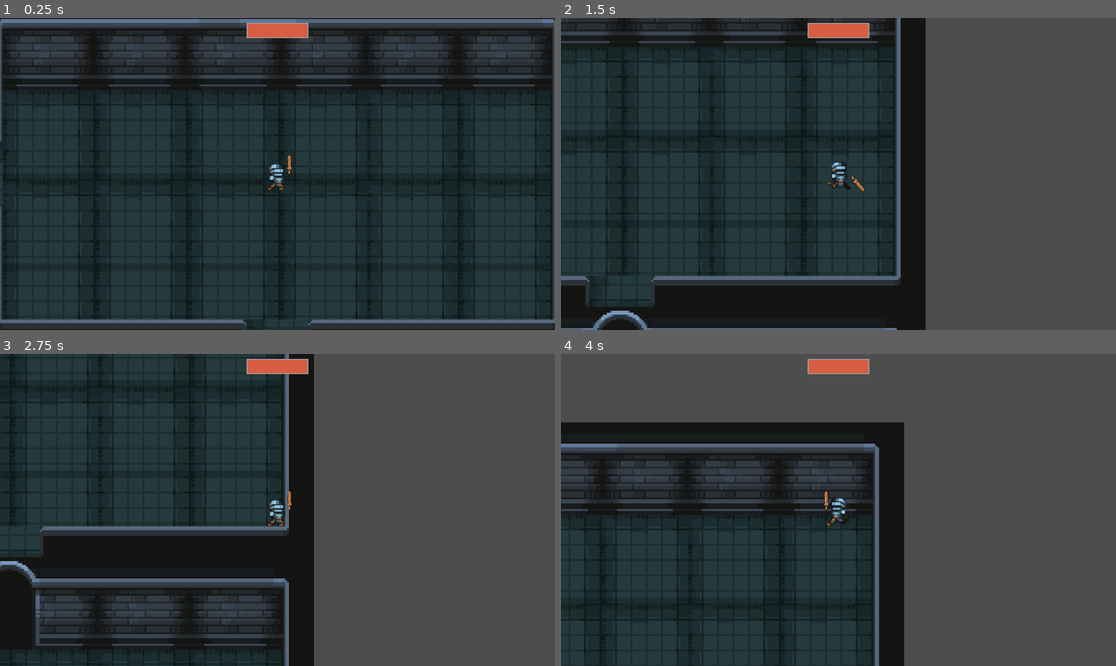
Above: before the commit, frames 1-4 (two rows, left to right).
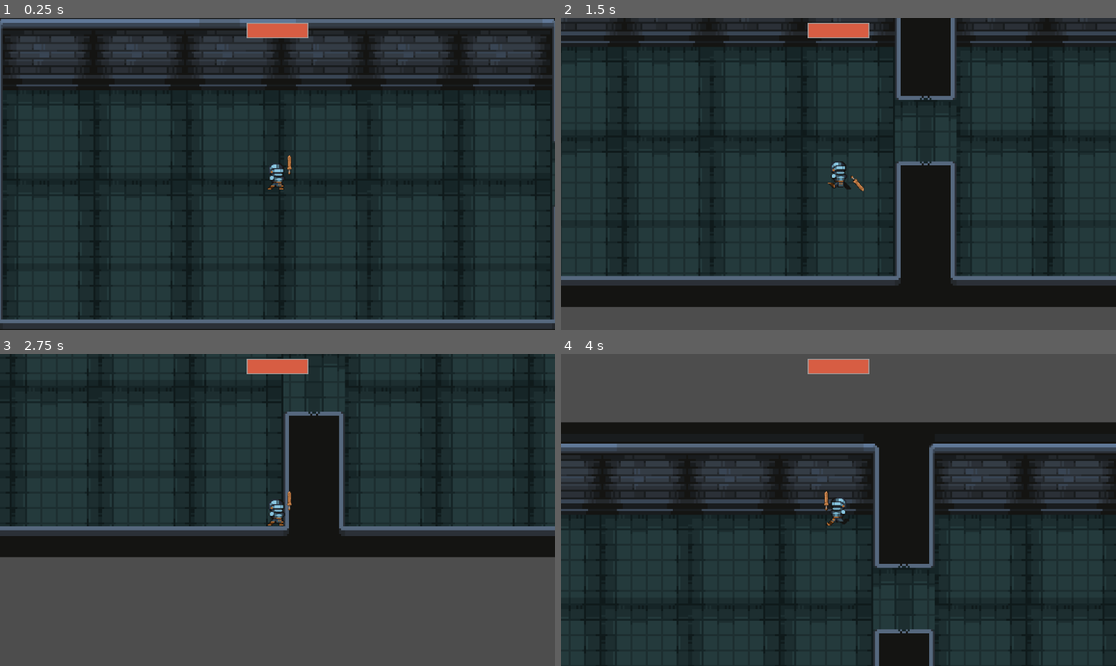
Above: after the commit, the same moments.

Repository: Robert-Riordan-UCD/GameDevJourney
Game: Godot game, scene res://World/Levels/level.tscn
Same seed, same stepped clock (60 frames per second), same inputs: the game is played once before the commit and once after it.
Inputs (mouse positions are in pixels of both pictures, inside the frame that each line leads up to):
- Up to frame 1 (0.25 s): no input
- Up to frame 2 (1.5 s): tap Enter at 0.5 s; move the mouse to (960, 158) at 0.52 s; hold D (player_right) 0.53-1.28 s; hold Space (player_dash) 0.53-1.28 s; move the mouse to (727, 189) at 1.27 s; hold S (player_down) from 1.28 s (still down); click (727, 189) at 1.35 s
- Up to frame 3 (2.75 s): move the mouse to (333, 441) at 2.02 s; release S (player_down) at 2.03 s; hold D (player_right) from 2.03 s (still down); hold Space (player_dash) from 2.03 s (still down)
- Up to frame 4 (4 s): move the mouse to (810, 572) at 2.77 s; release D (player_right) at 2.78 s; release Space (player_dash) at 2.78 s; hold W (player_up) 2.78-3.53 s; click (810, 572) at 2.85 s; move the mouse to (1005, 556) at 3.52 s; hold A (player_left) from 3.53 s (still down); hold Space (player_dash) from 3.53 s (still down)

The runs differ from the first frame. In frame 1, 0.2% of the frame differs, in the area x 0-100%, y 39-100%; in frame 2, 38%; in frame 3, 48%, in the area x 0-100%, y 0-100%; in frame 4, 30%.

Commit message:
Added boss move state, boss death, and boss spawning in the final room of every level. The boss doesn't seem to be spawning if the level load quickly and the room just spawns enemies and no exit

Diff:
--- /dev/null
+++ b/Rougelike_Bullethell_Dungeon_Crawler/Enemies/Boss/StoneGolem/MeleeAttack.gd
@@ -0,0 +1 @@
+extends State
--- /dev/null
+++ b/Rougelike_Bullethell_Dungeon_Crawler/Enemies/Boss/StoneGolem/Move.gd
@@ -0,0 +1,17 @@
+extends State
+
+@export var speed:float = 30
+@export var parent:Boss
+@export var exit_states:Array = ["MeleeAttack", "RangeAttack"]
+
+var target:Vector2
+
+func enter() -> void:
+	target = parent.movement_area.get_random_point()
+	parent.animated_sprite_2d.play("idle")
+	parent.animated_sprite_2d.flip_h = target.x < parent.position.x
+
+func physics_update(delta:float) -> void:
+	parent.position += speed*delta*parent.position.direction_to(target)
+	if parent.position.distance_to(target) < 10:
+		transition.emit(exit_states.pick_random())
--- a/Rougelike_Bullethell_Dungeon_Crawler/Enemies/Boss/StoneGolem/PrePlayerEnter.gd
+++ b/Rougelike_Bullethell_Dungeon_Crawler/Enemies/Boss/StoneGolem/PrePlayerEnter.gd
@@ -5,11 +5,12 @@
 
 func enter() -> void:
 	parent.animated_sprite_2d.play("death")
+	parent.movement_area.body_entered.connect(_on_body_entered)
 
 func exit() -> void:
 	parent.animated_sprite_2d.play_backwards("death")
 	await parent.animated_sprite_2d.animation_finished
 
-func _on_player_dection_body_entered(body: Node2D) -> void:
+func _on_body_entered(body: Node2D) -> void:
 	if body is Player:
-		transition.emit("BossIdle")
+		transition.emit("Move")
--- /dev/null
+++ b/Rougelike_Bullethell_Dungeon_Crawler/Enemies/Boss/StoneGolem/RangeAttack.gd
@@ -0,0 +1 @@
+extends State
--- a/Rougelike_Bullethell_Dungeon_Crawler/Enemies/Boss/StoneGolem/stone_golem.gd
+++ b/Rougelike_Bullethell_Dungeon_Crawler/Enemies/Boss/StoneGolem/stone_golem.gd
@@ -1,59 +1,11 @@
 extends Boss
 
-const SPEED = 300.0
+@onready var animated_sprite_2d: AnimatedSprite2D = $AnimatedSprite2D
+@onready var state_machine: Node2D = $StateMachine
 
-signal died
-#
-#@export var bullet_spawner:BulletSpawner = null
-#
-#@export var start_time_offset_min:float = 1.6
-#@export var start_time_offset_max:float = 0.2
-#
-#@export var movement_area:SpawnArea
+func activate() -> void:
+	state_machine.change_state("Move")
 
-@onready var animated_sprite_2d: AnimatedSprite2D = $AnimatedSprite2D
-
-var dying:bool = false
-#
-#func _ready() -> void:
-#	randomize()
-#	setup_bullet_spawner()
-#	random_movement.movement_area = movement_area
-#
-#func _process(delta: float) -> void:
-#	if dying: return
-#	if random_movement and random_movement.enabled:
-#		animated_sprite_2d.play("move")
-#		animated_sprite_2d.flip_h = velocity.x < 0
-#
-#func activate() -> void:
-#	await spawn_self()
-#	if dying: return
-#	bullet_spawner.enable()
-#	random_movement.enabled = true
-#
-#func setup_bullet_spawner() -> void:
-#	if bullet_spawner ==  null:
-#		bullet_spawner = preload("res://Bullets/bullet_spawner.tscn").instantiate()
-#	add_child(bullet_spawner)
-#	bullet_spawner.disable()
-#
-#func spawn_self() -> void:
-#	await get_tree().create_timer(randf_range(start_time_offset_min, start_time_offset_max)).timeout
-#	animated_sprite_2d.play_backwards("death")
-#	await animated_sprite_2d.animation_finished
-#	animated_sprite_2d.position.y += 8
-#	animated_sprite_2d.play("default")
-#
-#func _on_health_died() -> void:
-#	if dying: return
-#	dying = true
-#	died.emit()
-#	animated_sprite_2d.position.y -= 8
-#	animated_sprite_2d.play("death")
-#	$CollisionShape2D.queue_free()
-#	random_movement.queue_free()
-#	bullet_spawner.disable()
-#	await animated_sprite_2d.animation_finished
-#	get_parent().remove_child(self)
-#	queue_free()
+func _on_health_died() -> void:
+	died.emit()
+	queue_free()
--- a/Rougelike_Bullethell_Dungeon_Crawler/Enemies/Boss/StoneGolem/stone_golem.tscn
+++ b/Rougelike_Bullethell_Dungeon_Crawler/Enemies/Boss/StoneGolem/stone_golem.tscn
@@ -4,11 +4,12 @@
 [ext_resource type="Texture2D" uid="uid://ikcpxrwrne70" path="res://Enemies/Boss/StoneGolem/Character_sheet.png" id="1_uhvlh"]
 [ext_resource type="Script" path="res://Utilites/health.gd" id="2_4bfgc"]
 [ext_resource type="Script" path="res://Utilites/Hurtbox.gd" id="3_tug5w"]
-[ext_resource type="PackedScene" uid="uid://c5dxg0k1tihbq" path="res://Bullets/bullet_spawner.tscn" id="5_np3k6"]
-[ext_resource type="PackedScene" uid="uid://cuyd1yw3aunkv" path="res://Bullets/burst_bullet_spawner.tscn" id="6_phnmg"]
 [ext_resource type="Script" path="res://Enemies/Boss/StoneGolem/StoneGolemStateMachine.gd" id="7_kle3x"]
 [ext_resource type="Script" path="res://Enemies/Boss/StoneGolem/PrePlayerEnter.gd" id="8_n2qdr"]
 [ext_resource type="Script" path="res://Enemies/Boss/StoneGolem/IdleState.gd" id="8_y0b6c"]
+[ext_resource type="Script" path="res://Enemies/Boss/StoneGolem/Move.gd" id="10_unv1w"]
+[ext_resource type="Script" path="res://Enemies/Boss/StoneGolem/MeleeAttack.gd" id="11_yabme"]
+[ext_resource type="Script" path="res://Enemies/Boss/StoneGolem/RangeAttack.gd" id="12_ne06x"]
 
 [sub_resource type="AtlasTexture" id="AtlasTexture_uto7t"]
 atlas = ExtResource("1_uhvlh")
@@ -399,11 +400,8 @@
 [sub_resource type="CircleShape2D" id="CircleShape2D_70ci5"]
 radius = 24.0
 
-[sub_resource type="RectangleShape2D" id="RectangleShape2D_8qaat"]
-size = Vector2(184.6, 110.2)
-
 [node name="StoneGolem" type="CharacterBody2D"]
-scale = Vector2(5, 5)
+scale = Vector2(2, 2)
 script = ExtResource("1_36wpp")
 
 [node name="AnimatedSprite2D" type="AnimatedSprite2D" parent="."]
@@ -429,10 +427,6 @@
 [node name="CollisionShape2D" type="CollisionShape2D" parent="HurtBox"]
 shape = SubResource("CircleShape2D_70ci5")
 
-[node name="BulletSpawner" parent="." instance=ExtResource("5_np3k6")]
-
-[node name="BurstBulletSpawner" parent="." instance=ExtResource("6_phnmg")]
-
 [node name="StateMachine" type="Node2D" parent="." node_paths=PackedStringArray("initial_state")]
 script = ExtResource("7_kle3x")
 initial_state = NodePath("PrePlayerEnter")
@@ -441,17 +435,18 @@
 script = ExtResource("8_n2qdr")
 parent = NodePath("../..")
 
-[node name="PlayerDection" type="Area2D" parent="StateMachine/PrePlayerEnter"]
-collision_layer = 0
-collision_mask = 4
-
-[node name="CollisionShape2D" type="CollisionShape2D" parent="StateMachine/PrePlayerEnter/PlayerDection"]
-position = Vector2(-6.29998, 0.100003)
-scale = Vector2(1, 1)
-shape = SubResource("RectangleShape2D_8qaat")
-
-[node name="BossIdle" type="Node2D" parent="StateMachine" node_paths=PackedStringArray("parent")]
+[node name="Idle" type="Node2D" parent="StateMachine" node_paths=PackedStringArray("parent")]
 script = ExtResource("8_y0b6c")
 parent = NodePath("../..")
 
-[connection signal="body_entered" from="StateMachine/PrePlayerEnter/PlayerDection" to="StateMachine/PrePlayerEnter" method="_on_player_dection_body_entered"]
+[node name="Move" type="Node2D" parent="StateMachine" node_paths=PackedStringArray("parent")]
+script = ExtResource("10_unv1w")
+parent = NodePath("../..")
+
+[node name="MeleeAttack" type="Node2D" parent="StateMachine"]
+script = ExtResource("11_yabme")
+
+[node name="RangeAttack" type="Node2D" parent="StateMachine"]
+script = ExtResource("12_ne06x")
+
+[connection signal="died" from="Health" to="." method="_on_health_died"]
--- a/Rougelike_Bullethell_Dungeon_Crawler/Enemies/Boss/boss.gd
+++ b/Rougelike_Bullethell_Dungeon_Crawler/Enemies/Boss/boss.gd
@@ -1,2 +1,6 @@
 class_name Boss
 extends CharacterBody2D
+
+signal died
+
+@export var movement_area:SpawnArea
--- a/Rougelike_Bullethell_Dungeon_Crawler/World/Levels/level.gd
+++ b/Rougelike_Bullethell_Dungeon_Crawler/World/Levels/level.gd
@@ -15,13 +15,14 @@
 func generate_level() -> void:
 	var room_positions:Array[Vector2i] = generate_room_positions()
 	generate_rooms_at_positions(room_positions)
-	create_final_room()
+	var final_room:Room = create_final_room()
+	final_room.add_boss()
 
 func generate_room_positions() -> Array[Vector2i]:
 	var next_room:Vector2i = Vector2(0, 0)
 	var room_positions:Array[Vector2i] = [next_room]
 	var directions:Array[Vector2i] = [Vector2i.UP, Vector2i.LEFT, Vector2i.DOWN, Vector2i.RIGHT]
-	var num_rooms:int = min(int(3.33*level)+randi_range(5, 6), 20)
+	var num_rooms:int = 2#min(int(3.33*level)+randi_range(5, 6), 20)
 	print("Generating ", num_rooms, " rooms")
 	while true:
 		if room_positions.size() >= num_rooms: break
@@ -43,7 +44,7 @@
 			if not pos + d in room_positions:
 				new_room.remove_door(d)
 
-func create_final_room():
+func create_final_room() -> Room:
 	var final_room:Room = null
 	var greatest_distance:float = 0
 	for room in rooms.get_children():
@@ -53,11 +54,9 @@
 			final_room = room
 
 	if final_room:
-		print("generated exit")
 		final_room.set_final_room()
 		final_room.exit.level_exited.connect(_next_level)
-	else:
-		print("no dead ends")
+	return final_room
 
 func screen_off() -> void:
 	var tween:Tween = create_tween()
--- a/Rougelike_Bullethell_Dungeon_Crawler/World/Levels/level.tscn
+++ b/Rougelike_Bullethell_Dungeon_Crawler/World/Levels/level.tscn
@@ -1,9 +1,8 @@
-[gd_scene load_steps=5 format=3 uid="uid://demy2evdrn76p"]
+[gd_scene load_steps=4 format=3 uid="uid://demy2evdrn76p"]
 
 [ext_resource type="Script" path="res://World/Levels/level.gd" id="1_1owfd"]
 [ext_resource type="PackedScene" uid="uid://dtrrrhcfme7or" path="res://Player/player.tscn" id="2_a80em"]
 [ext_resource type="PackedScene" uid="uid://dtmvyaetkcaww" path="res://GUI/health_bar.tscn" id="3_xiat0"]
-[ext_resource type="PackedScene" uid="uid://nrfgwah0docv" path="res://Enemies/Boss/StoneGolem/stone_golem.tscn" id="4_cq8r4"]
 
 [node name="Level" type="Node2D"]
 script = ExtResource("1_1owfd")
@@ -27,7 +26,4 @@
 grow_vertical = 2
 color = Color(0, 0, 0, 0)
 
-[node name="StoneGolem" parent="." instance=ExtResource("4_cq8r4")]
-position = Vector2(1430, -6.99997)
-
 [connection signal="health_changed" from="Player" to="GUI/HealthBar" method="_on_player_health_changed"]
--- a/Rougelike_Bullethell_Dungeon_Crawler/World/Rooms/room.gd
+++ b/Rougelike_Bullethell_Dungeon_Crawler/World/Rooms/room.gd
@@ -12,8 +12,10 @@
 const bottom_spawn_limit:float = 288
 
 @onready var enemy_scene:PackedScene = preload("res://Enemies/enemy.tscn")
+@onready var boss_scene:PackedScene = preload("res://Enemies/Boss/StoneGolem/stone_golem.tscn")
 @onready var enemies: Node2D = $Enemies
 @onready var rect:Rect2 = $Room.get_rect()
+@onready var spawn_area:SpawnArea = $SpawnArea
 @onready var doors: Node2D = $Doors
 @onready var walls: StaticBody2D = $Walls
 
@@ -30,10 +32,10 @@
 	new_enemy.scale /= scale
 	new_enemy.connect("died", _on_enemy_died)
 	new_enemy.bullet_spawner = Utils.new_random_bullet_spawner()
-	new_enemy.movement_area = $SpawnArea
+	new_enemy.movement_area = spawn_area
 	await get_tree().process_frame
 	enemies.add_child(new_enemy)
-	new_enemy.global_position = global_position + $SpawnArea.get_random_point()
+	new_enemy.global_position = global_position + spawn_area.get_random_point()
 
 func remove_door(direction:Vector2i) -> void:
 	match direction:
@@ -46,8 +48,21 @@
 	var level_exit = preload("res://World/Levels/level_exit.tscn").instantiate()
 	add_child(level_exit)
 	move_child(level_exit, 1)
-	level_exit.position =  Vector2(randf_range(-200, 200), randf_range(-50, 50))
+	level_exit.position = Vector2(randf_range(-200, 200), randf_range(-50, 50))
 	exit = level_exit
+
+func add_boss() -> void:
+	await get_tree().process_frame
+	for enemy in enemies.get_children():
+		print("Removeing ", enemy)
+		enemies.remove_child(enemy)
+		enemy.queue_free()
+	num_enemies = 1
+
+	var boss:Boss = boss_scene.instantiate()
+	boss.movement_area = spawn_area
+	enemies.add_child(boss)
+	boss.died.connect(_on_enemy_died)
 
 func _remove_door(door:Door) -> void:
 	door.become_wall()
@@ -69,4 +84,5 @@
 	if not room_defeated:
 		activate()
 		for enemy in enemies.get_children():
-			enemy.activate()
+			if enemy.has_method("activate"):
+				enemy.activate()
